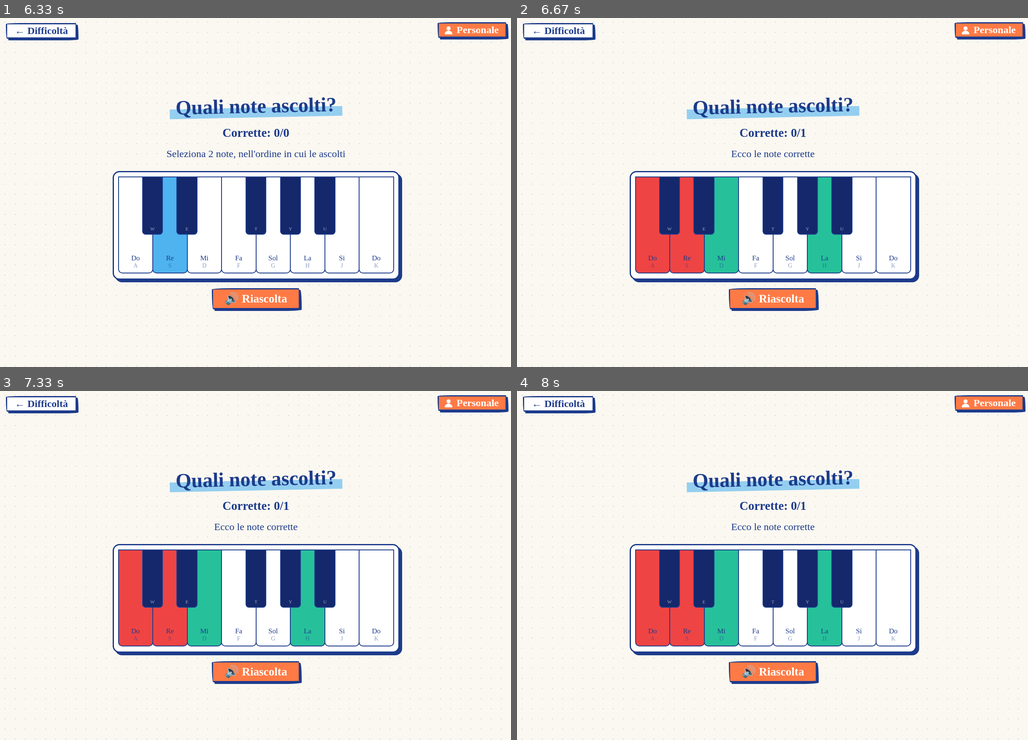
Above: before the commit, frames 1-4 (two rows, left to right).
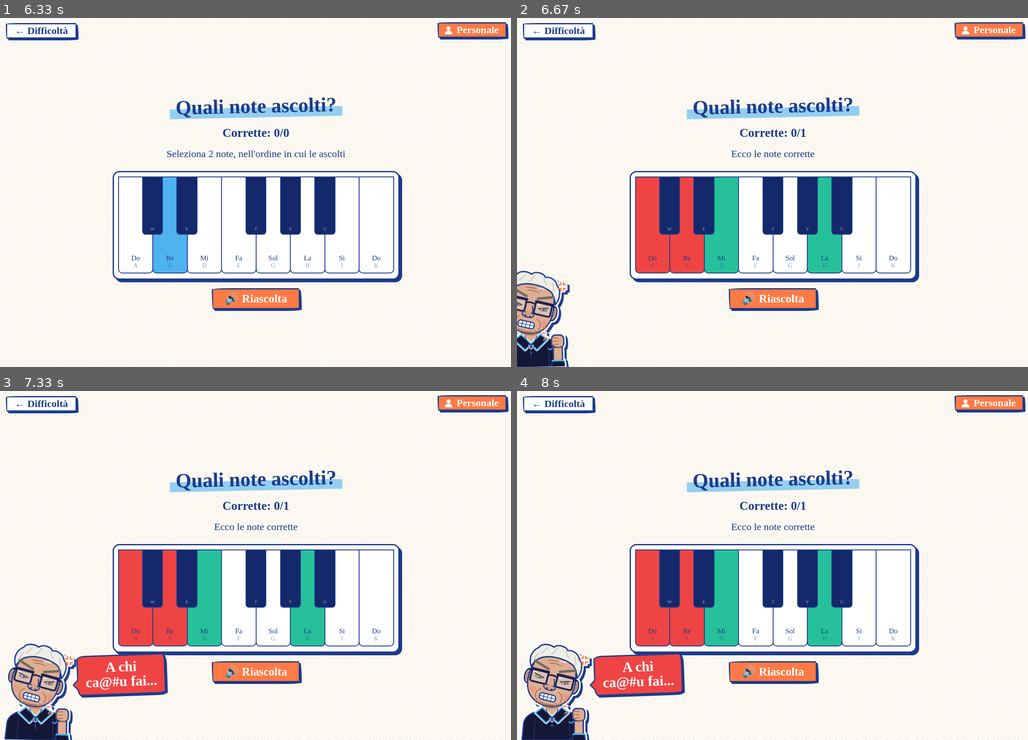
Above: after the commit, the same moments.

Repository: ffrancescobianca/MusicGame
Game: browser game, page index.html
Two runs of this game, one before a commit and one after it. Both use one fixed random seed, a clock stepped at 60 frames per second and the inputs below. When the page shows a pop-up message, it is drawn as a white box for half a second while everything else waits; a line starting with > is the answer the replay typed.
Inputs (mouse positions are in pixels of both pictures, inside the frame that each line leads up to):
- Up to frame 1 (6.33 s): click "Personale" at 1.27 s; tap Enter at 1.52 s; click "Azzera i record" at 2.02 s; click "← Indietro" at 2.77 s; click "Iniziamo!" at 3.52 s; click (357, 220) at 4.27 s; click (255, 220) at 5.02 s; click (168, 223) at 5.77 s
- Up to frame 2 (6.67 s): click (654, 223) at 6.52 s
- Up to frame 3 (7.33 s): click (153, 579) at 7.27 s
- Up to frame 4 (8 s): no input

Frame 1 is identical in both runs. In frame 2, 2.1% of the frame differs, in the area x 0-11%, y 72-100%; in frame 3, 4.5%, in the area x 0-33%, y 72-100%; in frame 4, 4.5%.

Commit message:
Add files via upload

Diff:
--- a/index.html
+++ b/index.html
@@ -91,6 +91,30 @@
 .tile.hl{background:var(--orange)}.tile.hl b,.tile.hl span{color:var(--white)}
 #prof-sel{font-family:"Caveat","Segoe Print","Comic Sans MS",cursive;font-size:1.9rem;font-weight:700;color:var(--ink);background:var(--white);border:3px solid var(--ink);border-radius:var(--wob2);padding:2px 14px;box-shadow:4px 4px 0 var(--ink);cursor:pointer;max-width:94vw}
 .tiles{grid-template-columns:repeat(auto-fit,minmax(130px,200px));justify-content:center}
+
+/* ---------- Cameo: il personaggio che commenta ---------- */
+.cameo{position:fixed;bottom:0;z-index:60;display:flex;align-items:flex-end;pointer-events:none;-webkit-user-select:none;user-select:none;visibility:hidden;transition:transform .45s cubic-bezier(.2,1.25,.4,1),visibility 0s .5s}
+.cameo.l{left:0;flex-direction:row;transform:translateX(-105%)}
+.cameo.r{right:0;flex-direction:row-reverse;transform:translateX(105%)}
+.cameo.show{visibility:visible;transition-delay:0s}
+.cameo.l.show{transform:translateX(-12px)}
+.cameo.r.show{transform:translateX(12px)}
+.cam-fig{flex:none;width:min(44vw,190px);transform-origin:50% 100%;filter:drop-shadow(3px 0 0 #fff) drop-shadow(-3px 0 0 #fff) drop-shadow(0 3px 0 #fff) drop-shadow(0 -3px 0 #fff) drop-shadow(5px 5px 0 var(--ink))}
+.cam-fig svg{display:block;width:100%;height:auto}
+.cameo.r .cam-fig svg{transform:scaleX(-1)}
+.cameo.ok .s-no,.cameo.no .s-ok{display:none}
+.cameo.ok.show .cam-fig{animation:camBob .9s ease-in-out infinite}
+.cameo.no.show .cam-fig{animation:camShake .3s linear 4}
+@keyframes camBob{50%{transform:translateY(-6px) rotate(1.5deg)}}
+@keyframes camShake{25%{transform:rotate(-2.5deg)}75%{transform:rotate(2.5deg)}}
+.cam-bubble{position:relative;align-self:flex-start;margin:34px 6px 0;max-width:min(46vw,210px);padding:8px 16px 10px;border:3px solid var(--ink);border-radius:var(--wob2);font-family:"Caveat","Segoe Print","Bradley Hand",cursive;font-weight:700;font-size:clamp(1.5rem,6.2vw,2.1rem);line-height:1.05;text-align:center;box-shadow:4px 4px 0 var(--ink);transform:scale(0);transform-origin:left bottom;transition:transform .3s cubic-bezier(.2,1.6,.4,1) .3s}
+.cameo.r .cam-bubble{transform-origin:right bottom}
+.cameo.show .cam-bubble{transform:rotate(-2deg) scale(1)}
+.cameo.ok .cam-bubble{background:var(--green);color:var(--ink)}
+.cameo.no .cam-bubble{background:var(--no);color:#fff}
+.cam-bubble::after{content:"";position:absolute;left:-11px;bottom:14px;width:16px;height:16px;background:inherit;border-left:3px solid var(--ink);border-bottom:3px solid var(--ink);border-bottom-left-radius:4px;transform:rotate(45deg)}
+.cameo.r .cam-bubble::after{left:auto;right:-11px;border-left:0;border-bottom:3px solid var(--ink);border-right:3px solid var(--ink);border-bottom-left-radius:0;border-bottom-right-radius:4px}
+@media (prefers-reduced-motion:reduce){.cameo.show .cam-fig{animation:none!important}}
 </style>
 </head>
 <body>
@@ -182,6 +206,125 @@
   <button class="play" onclick="playTarget()">🔊 Riascolta</button>
 </section>
 
+<div class="cameo l" id="cameo" aria-hidden="true">
+  <div class="cam-fig"><svg viewBox="0 -28 300 368" xmlns="http://www.w3.org/2000/svg">
+<!-- ===== CORPO ===== -->
+<g stroke="#1d3b8b" stroke-width="5" stroke-linejoin="round" stroke-linecap="round">
+  <!-- collo -->
+  <path d="M116 186 L116 256 L184 256 L184 186 Z" fill="#dfae92"/>
+  <ellipse cx="150" cy="210" rx="30" ry="13" fill="#bf8468" stroke="none"/>
+  <!-- polo -->
+  <path d="M116 226 C96 232 52 240 44 276 L38 340 L262 340 L256 276 C248 240 204 232 184 226 L150 252 Z" fill="#141735"/>
+  <path d="M86 262 L82 340 M214 262 L218 340" fill="none" stroke="#2a3070" stroke-width="3"/>
+  <!-- colletto -->
+  <path d="M114 218 L150 254 L128 276 L88 238 Z" fill="none" stroke="#ffffff" stroke-width="10"/>
+  <path d="M186 218 L150 254 L172 276 L212 238 Z" fill="none" stroke="#ffffff" stroke-width="10"/>
+  <path d="M114 218 L150 254 L128 276 L88 238 Z" fill="#141735" stroke="#4fb3f0" stroke-width="5"/>
+  <path d="M186 218 L150 254 L172 276 L212 238 Z" fill="#141735" stroke="#4fb3f0" stroke-width="5"/>
+  <!-- bottoni e logo -->
+  <path d="M150 256 L150 300" stroke="#2a3070" stroke-width="4"/>
+  <circle cx="150" cy="270" r="3.5" fill="#4a55b0" stroke="none"/><circle cx="150" cy="286" r="3.5" fill="#4a55b0" stroke="none"/>
+  <path d="M214 272 l9 5 l9 -9" fill="none" stroke="#4fb3f0" stroke-width="4"/>
+  <!-- collanina + ciondolo a ferro di cavallo -->
+  <path d="M128 224 C132 244 142 252 150 256 C158 252 168 244 172 224" fill="none" stroke="#2a2f48" stroke-width="2.5"/>
+  <path d="M142 258 C142 276 158 276 158 258" fill="none" stroke="#1d3b8b" stroke-width="7"/>
+  <path d="M142 258 C142 276 158 276 158 258" fill="none" stroke="#e4eaf2" stroke-width="3"/>
+</g>
+
+<!-- ===== PUGNO ===== -->
+<g stroke="#1d3b8b" stroke-width="5" stroke-linejoin="round" stroke-linecap="round">
+  <rect x="233" y="262" width="34" height="80" fill="#dfae92"/>
+  <path d="M229 318 L271 318 L275 342 L225 342 Z" fill="#141735"/>
+  <path d="M229 318 L271 318" stroke="#4fb3f0" stroke-width="6"/>
+  <g class="s-ok">
+    <path d="M241 230 L241 200 C241 188 259 188 259 200 L259 230 Z" fill="#dfae92"/>
+  </g>
+  <rect x="227" y="222" width="46" height="46" rx="15" fill="#dfae92"/>
+  <path d="M227 233 L252 233 M227 245 L252 245 M227 257 L252 257" fill="none" stroke="#a86d55" stroke-width="3"/>
+  <g class="s-no"><path d="M236 262 C244 270 262 270 270 260" fill="none" stroke="#a86d55" stroke-width="3"/></g>
+</g>
+
+<!-- ===== TESTA (larga, piena, inclinata come in foto) ===== -->
+<g transform="translate(150 112) rotate(14)" stroke="#1d3b8b" stroke-width="5" stroke-linejoin="round" stroke-linecap="round">
+  <!-- orecchie grandi -->
+  <ellipse cx="-88" cy="8" rx="15" ry="27" fill="#dfae92"/>
+  <ellipse cx="88" cy="8" rx="15" ry="27" fill="#dfae92"/>
+  <path d="M-91 -6 C-99 8 -95 22 -85 26 M91 -6 C99 8 95 22 85 26" fill="none" stroke="#a86d55" stroke-width="3.5"/>
+  <!-- faccia piena, mascella larga -->
+  <path d="M-80 -40 C-84 -80 -50 -96 0 -96 C50 -96 84 -80 82 -40 C90 -10 92 28 78 58 C64 86 36 102 0 102 C-36 102 -64 86 -78 58 C-92 28 -90 -10 -80 -40 Z" fill="#dfae92"/>
+  <path d="M-76 60 C-62 86 -34 102 0 102 C34 102 62 86 78 60 C58 84 30 92 0 92 C-30 92 -58 84 -76 60 Z" fill="#b57a62" opacity=".4" stroke="none"/>
+  <ellipse cx="-64" cy="52" rx="17" ry="10" fill="#e8806c" opacity=".35" stroke="none"/>
+  <ellipse cx="66" cy="50" rx="17" ry="10" fill="#e8806c" opacity=".35" stroke="none"/>
+  <path d="M-24 92 C-8 98 10 98 26 92" fill="none" stroke="#a86d55" stroke-width="3"/>
+
+  <!-- capelli corti argentati, spazzolati in su -->
+  <path d="M-86 -26 C-104 -52 -102 -84 -76 -104 C-66 -126 -34 -124 -22 -118 C-10 -134 22 -132 32 -118 C50 -126 76 -114 80 -98 C102 -82 102 -50 90 -26 C86 -40 78 -56 66 -68 C44 -80 14 -84 -10 -82 C-38 -80 -64 -70 -74 -54 C-82 -44 -86 -36 -86 -26 Z" fill="#efede8"/>
+  <path d="M-44 -110 C-50 -100 -54 -94 -62 -86 M-10 -118 C-14 -106 -16 -98 -24 -90 M26 -116 C28 -106 34 -98 42 -92 M62 -102 C68 -92 72 -82 74 -72 M-72 -84 C-78 -74 -80 -66 -82 -56" fill="none" stroke="#c4c0b6" stroke-width="3"/>
+  <!-- fronte alta: rughe e riflesso -->
+  <path d="M-30 -66 C-12 -70 12 -70 30 -66 M-22 -57 C-8 -60 8 -60 22 -57" fill="none" stroke="#a86d55" stroke-width="3"/>
+  <ellipse cx="24" cy="-72" rx="16" ry="5" fill="#fff" opacity=".45" stroke="none" transform="rotate(-10 24 -72)"/>
+
+  <!-- occhi piccoli e socchiusi -->
+  <g class="s-ok">
+    <path d="M-64 2 C-57 -8 -41 -8 -34 2 C-41 9 -57 9 -64 2 Z M34 2 C41 -8 57 -8 64 2 C57 9 41 9 34 2 Z" fill="#fff" stroke="#2d2433" stroke-width="3"/>
+    <circle cx="-47" cy="1.5" r="4.6" fill="#3b2a20" stroke="none"/><circle cx="51" cy="1.5" r="4.6" fill="#3b2a20" stroke="none"/>
+    <path d="M-66 0 C-56 -12 -42 -12 -32 0 M32 0 C42 -12 56 -12 66 0" fill="none" stroke="#2d2433" stroke-width="5"/>
+    <path d="M-62 13 C-52 17 -42 17 -34 13 M34 13 C42 17 52 17 62 13" fill="none" stroke="#a86d55" stroke-width="2.5"/>
+  </g>
+  <g class="s-no">
+    <path d="M-64 3 C-57 -3 -41 -3 -34 3 C-41 8 -57 8 -64 3 Z M34 3 C41 -3 57 -3 64 3 C57 8 41 8 34 3 Z" fill="#fff" stroke="#2d2433" stroke-width="3"/>
+    <circle cx="-47" cy="3" r="3.8" fill="#3b2a20" stroke="none"/><circle cx="51" cy="3" r="3.8" fill="#3b2a20" stroke="none"/>
+    <path d="M-67 -7 L-32 2 M67 -7 L32 2" fill="none" stroke="#2d2433" stroke-width="5"/>
+  </g>
+
+  <!-- occhiali rettangolari grandi, barra alta spessa -->
+  <rect x="-80" y="-22" width="62" height="46" rx="8" fill="#d8ecf7" fill-opacity=".28" stroke="#1b2154" stroke-width="6.5"/>
+  <rect x="18" y="-22" width="62" height="46" rx="8" fill="#d8ecf7" fill-opacity=".28" stroke="#1b2154" stroke-width="6.5"/>
+  <path d="M-80 -22 L-18 -22 M18 -22 L80 -22" fill="none" stroke="#1b2154" stroke-width="10"/>
+  <path d="M-18 -10 C-8 -16 8 -16 18 -10 M-80 -18 L-91 -16 M80 -18 L91 -16" fill="none" stroke="#1b2154" stroke-width="6"/>
+  <path d="M-72 -12 L-62 -12 M26 -12 L36 -12" fill="none" stroke="#fff" stroke-width="3" opacity=".8"/>
+
+  <!-- sopracciglia -->
+  <g class="s-ok" fill="none" stroke="#6e6a63" stroke-width="8">
+    <path d="M-76 -40 C-62 -56 -40 -56 -24 -42"/><path d="M24 -38 C40 -44 60 -44 76 -36"/>
+  </g>
+  <g class="s-no" fill="none" stroke="#6e6a63" stroke-width="9">
+    <path d="M-78 -52 L-22 -34"/><path d="M22 -34 L78 -52"/>
+  </g>
+
+  <!-- naso largo -->
+  <ellipse cx="-2" cy="32" rx="22" ry="13" fill="#c98f74" opacity=".5" stroke="none"/>
+  <path d="M8 -2 C12 10 14 18 14 26 M-24 30 C-26 46 22 48 20 30 M-24 30 C-25 23 -17 21 -13 25 M20 30 C21 23 14 21 11 25" fill="none" stroke-width="4"/>
+  <ellipse cx="-10" cy="37" rx="3.8" ry="2.8" fill="#1d3b8b" stroke="none"/><ellipse cx="8" cy="38" rx="3.8" ry="2.8" fill="#1d3b8b" stroke="none"/>
+  <!-- solchi naso-labiali e guance -->
+  <path d="M-32 44 C-48 56 -50 70 -42 82 M36 42 C54 52 56 66 50 78" fill="none" stroke="#a86d55" stroke-width="3.5"/>
+
+  <!-- bocca -->
+  <g class="s-ok">
+    <path d="M-36 66 C-18 76 14 76 40 58" fill="none" stroke-width="5"/>
+    <path d="M40 58 C46 56 48 50 46 46" fill="none" stroke-width="4"/>
+    <path d="M-20 79 C-6 87 14 85 26 75" fill="none" stroke="#a86d55" stroke-width="3.5"/>
+  </g>
+  <g class="s-no">
+    <rect x="-31" y="58" width="62" height="24" rx="10" fill="#fff" stroke-width="4"/>
+    <path d="M-15 59 L-15 81 M0 59 L0 81 M15 59 L15 81 M-30 70 L30 70" fill="none" stroke-width="2.5"/>
+    <path d="M-36 84 C-42 90 -42 96 -36 100 M36 84 C42 90 42 96 36 100" fill="none" stroke="#a86d55" stroke-width="3.5"/>
+  </g>
+</g>
+
+<!-- ===== EFFETTI ===== -->
+<g class="s-ok" fill="#4fb3f0" stroke="#1d3b8b" stroke-width="3" stroke-linejoin="round">
+  <path d="M34 36 L39 50 L53 55 L39 60 L34 74 L29 60 L15 55 L29 50 Z"/>
+  <path d="M272 28 L276 38 L286 42 L276 46 L272 56 L268 46 L258 42 L268 38 Z" fill="#26c19a"/>
+</g>
+<g class="s-no" fill="none" stroke="#ff7a45" stroke-width="5" stroke-linecap="round" stroke-linejoin="round">
+  <path d="M44 40 L52 40 L52 32 M70 40 L62 40 L62 32 M44 54 L52 54 L52 62 M70 54 L62 54 L62 62" transform="translate(214 -6)"/>
+  <path d="M206 196 L196 190 M204 214 L192 214 M208 232 L198 240"/>
+</g>
+
+  </svg></div>
+  <div class="cam-bubble" id="cam-say"></div>
+</div>
 <script>
 function go(id){
   document.querySelectorAll('.screen').forEach(s=>s.classList.remove('active'));
@@ -475,14 +618,16 @@
 try{const j=JSON.parse(localStorage.getItem(SKEY));if(j&&j.note&&j.rh&&j.ear)ST=j;}catch(e){}
 function saveStats(){try{localStorage.setItem(SKEY,JSON.stringify(ST));}catch(e){}}
 function recNote(ok){
+  cameo(ok);
   if(ok){
     const n=ST.note;
     n.ok++;n.best[mode]=Math.max(n.best[mode],nScore);n.streak=Math.max(n.streak,nStreak);
   }else ST.note.ko++;
   saveStats();
 }
-function recRh(ok){if(ok){ST.rh.ok++;rStreak++;ST.rh.best=Math.max(ST.rh.best,rScore);ST.rh.streak=Math.max(ST.rh.streak||0,rStreak);}else{ST.rh.ko++;rStreak=0;}saveStats();}
+function recRh(ok){cameo(ok);if(ok){ST.rh.ok++;rStreak++;ST.rh.best=Math.max(ST.rh.best,rScore);ST.rh.streak=Math.max(ST.rh.streak||0,rStreak);}else{ST.rh.ko++;rStreak=0;}saveStats();}
 function recEar(ok){
+  cameo(ok);
   const e=ST.ear;e.tot[earN]++;if(ok)e.ok[earN]++;
   e.best[earN]=Math.max(e.best[earN],earScore);saveStats();
 }
@@ -501,6 +646,33 @@
   document.getElementById('prof').innerHTML=`<div class="tiles">${h}</div>`;
 }
 function resetStats(){if(confirm('Vuoi azzerare tutti i record?')){ST=defStats();saveStats();renderProfile();}}
+
+/* ---------- Cameo: il personaggio che commenta giusto/sbagliato ---------- */
+const CAMEO_SAY={
+  ok:['Sei un cellutipo!','Ma ti sei drogato?','Culo!'],
+  no:['A chi ca@#u fai...','NO, ha sturiari!','Se, to soru...']
+};
+const CAMEO_CHANCE=.3,   // probabilità che compaia a ogni risposta
+      CAMEO_GAP=6000,    // pausa minima tra due apparizioni (ms)
+      CAMEO_MS=2700;     // quanto resta in scena (ms)
+let cameoLast=0,cameoTimer=null,cameoPrev={ok:-1,no:-1};
+function cameo(ok){
+  const now=Date.now();
+  if(Math.random()>CAMEO_CHANCE||now-cameoLast<CAMEO_GAP) return;
+  cameoLast=now;
+  const k=ok?'ok':'no',list=CAMEO_SAY[k];
+  let i;do{i=Math.floor(Math.random()*list.length);}while(i===cameoPrev[k]&&list.length>1);
+  cameoPrev[k]=i;
+  const el=document.getElementById('cameo');
+  clearTimeout(cameoTimer);
+  document.getElementById('cam-say').textContent=list[i];
+  el.style.transition='none';                       // cambia lato senza farlo attraversare lo schermo
+  el.className='cameo '+k+' '+(Math.random()<.5?'l':'r');
+  void el.offsetWidth;
+  el.style.transition='';
+  requestAnimationFrame(()=>requestAnimationFrame(()=>el.classList.add('show')));
+  cameoTimer=setTimeout(()=>el.classList.remove('show'),CAMEO_MS);
+}
 </script>
 </body>
 </html>
